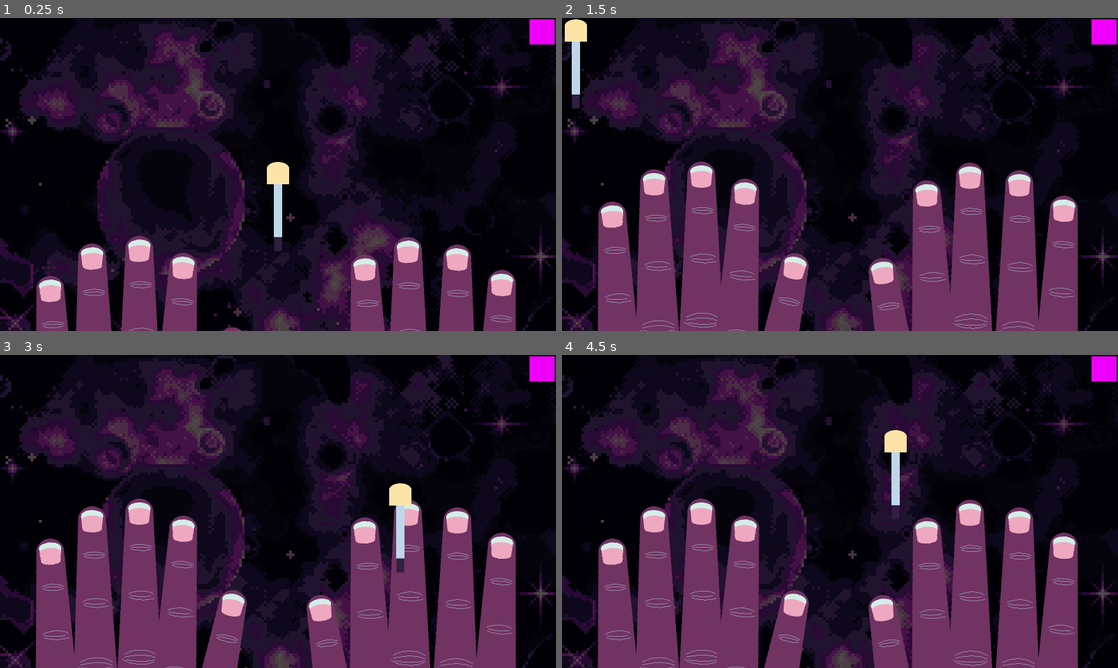
Above: before the commit, frames 1-4 (two rows, left to right).
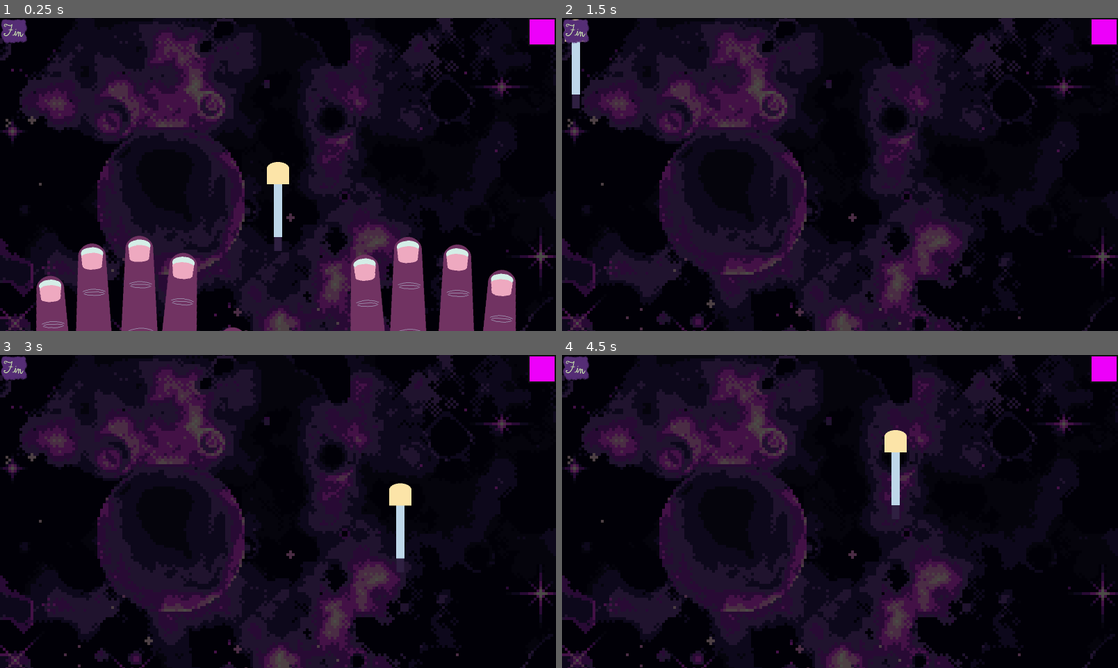
Above: after the commit, the same moments.

Repository: Wake1st/colored-claws
Game: Godot game, scene res://base/main.tscn
Same seed, same stepped clock (60 frames per second), same inputs: the game is played once before the commit and once after it.
Inputs (mouse positions are in pixels of both pictures, inside the frame that each line leads up to):
- Up to frame 1 (0.25 s): no input
- Up to frame 2 (1.5 s): click (573, 30) at 0.52 s; click (573, 30) at 1.27 s
- Up to frame 3 (3 s): click (11, 367) at 2.02 s; tap Enter at 2.75 s; move the mouse to (400, 495) at 2.77 s; press the mouse at (400, 495) at 2.78 s
- Up to frame 4 (4.5 s): tap Space at 3.5 s; move the mouse to (728, 527) at 3.52 s; release the mouse at (728, 527) at 3.53 s; right-click (728, 527) at 3.6 s; tap Enter at 4.25 s; move the mouse to (895, 442) at 4.27 s; press the mouse at (895, 442) at 4.28 s

The runs differ from the first frame. In frame 1, 0.3% of the frame differs, in the area x 0-5%, y 0-9%; in frame 2, 27%, in the area x 0-93%, y 0-100%; in frame 3, 27%; in frame 4, 27%.

Commit message:
fixed issues, better loop

Diff:
--- a/base/main.gd
+++ b/base/main.gd
@@ -5,6 +5,7 @@
 @onready var work_zone: WorkZone = $WorkZone
 @onready var popup_manager: PopupManager = $PopupManager
 @onready var hud: HUD = %HUD
+@onready var timer: Timer = $Timer
 
 
 func _ready() -> void:
@@ -12,16 +13,20 @@
 
 	work_zone.job_complete.connect(_handle_job_complete)
 	hud.color_changed.connect(_handle_color_changed)
-	popup_manager.finished.connect(_handle_popup_finished)
+	hud.fin_selected.connect(_handle_fin_selected)
 
 	work_zone.update_brush(hud.get_color())
 	work_zone.setup()
 
+func _handle_color_changed(color: Color) -> void:
+	work_zone.update_brush(color)
+
 func _handle_job_complete() -> void:
 	popup_manager.display()
 
-func _handle_color_changed(color: Color) -> void:
-	work_zone.update_brush(color)
+func _handle_fin_selected() -> void:
+	work_zone.leave()
+	timer.start()
 
-func _handle_popup_finished() -> void:
+func _on_timer_timeout():
 	work_zone.setup()
--- a/base/main.tscn
+++ b/base/main.tscn
@@ -29,3 +29,9 @@
 
 [node name="HUD" parent="CanvasLayer" instance=ExtResource("5_pex66")]
 unique_name_in_owner = true
+
+[node name="Timer" type="Timer" parent="."]
+wait_time = 1.6
+one_shot = true
+
+[connection signal="timeout" from="Timer" to="." method="_on_timer_timeout"]
--- a/body/nail.gd
+++ b/body/nail.gd
@@ -14,8 +14,12 @@
 
 
 func setup() -> void:
-	image = Image.load_from_file(NAIL_PATH)
-	sprite.texture = ImageTexture.create_from_image(image)
+	pixel_changes.clear()
+	pixel_count = 0
+
+	var texture: CompressedTexture2D = load(NAIL_PATH)
+	sprite.texture = texture
+	image = texture.get_image()
 
 	for j in image.get_height():
 		for i in image.get_width():
--- a/ui/hud.gd
+++ b/ui/hud.gd
@@ -3,6 +3,7 @@
 
 
 signal color_changed(color: Color)
+signal fin_selected()
 
 @onready var picker: ColorPickerButton = $ColorPickerButton
 
@@ -14,8 +15,5 @@
 func _on_color_picker_button_color_changed(color):
 	emit_signal("color_changed", color)
 
-#func _on_color_picker_button_mouse_entered():
-	#Input.set_mouse_mode(Input.MOUSE_MODE_VISIBLE)
-#
-#func _on_color_picker_button_mouse_exited():
-	#Input.set_mouse_mode(Input.MOUSE_MODE_HIDDEN)
+func _on_texture_button_pressed():
+	emit_signal("fin_selected")
--- a/ui/hud.tscn
+++ b/ui/hud.tscn
@@ -1,6 +1,7 @@
-[gd_scene load_steps=2 format=3 uid="uid://cpict4vjsumg"]
+[gd_scene load_steps=3 format=3 uid="uid://cpict4vjsumg"]
 
 [ext_resource type="Script" uid="uid://ddwlbcp6eawwe" path="res://ui/hud.gd" id="1_rbyyf"]
+[ext_resource type="Texture2D" uid="uid://5gwihxwfresv" path="res://assets/ui/fin.png" id="2_276te"]
 
 [node name="HUD" type="Control"]
 layout_mode = 3
@@ -22,6 +23,15 @@
 grow_horizontal = 0
 color = Color(0.929412, 0, 0.980392, 1)
 
+[node name="TextureButton" type="TextureButton" parent="."]
+layout_mode = 0
+offset_right = 80.0
+offset_bottom = 80.0
+texture_normal = ExtResource("2_276te")
+ignore_texture_size = true
+stretch_mode = 0
+
 [connection signal="color_changed" from="ColorPickerButton" to="." method="_on_color_picker_button_color_changed"]
 [connection signal="mouse_entered" from="ColorPickerButton" to="." method="_on_color_picker_button_mouse_entered"]
 [connection signal="mouse_exited" from="ColorPickerButton" to="." method="_on_color_picker_button_mouse_exited"]
+[connection signal="pressed" from="TextureButton" to="." method="_on_texture_button_pressed"]
--- a/work/work_zone.gd
+++ b/work/work_zone.gd
@@ -6,6 +6,7 @@
 
 const AWAY: float = 700
 const REST: float = 43
+const COMPLETENESS: float = 0.87
 
 @onready var hand: Node2D = $Hand
 @onready var nail_1: Nail = %Nail1
@@ -22,15 +23,22 @@
 @onready var brush: Brush = $Brush
 
 var nails: Array[Nail]
-var completeness: float = 0.95
+var completed: bool
 
 
 func setup() -> void:
+	completed = false
+
 	for nail: Nail in hand.get_children():
 		nail.setup()
 
 	var tween = create_tween()
 	tween.tween_property(hand, "position:y", REST, 0.8).set_ease(Tween.EASE_OUT).set_trans(Tween.TRANS_CUBIC)
+
+
+func leave() -> void:
+	var tween = create_tween()
+	tween.tween_property(hand, "position:y", AWAY, 0.8).set_ease(Tween.EASE_IN).set_trans(Tween.TRANS_CUBIC)
 
 
 func update_brush(color: Color) -> void:
@@ -53,11 +61,6 @@
 		for nail in nails:
 			progress += nail.brush(data) * 0.1
 
-		if progress > completeness:
+		if !completed && progress > COMPLETENESS:
 			emit_signal("job_complete")
-			_leave()
-
-
-func _leave() -> void:
-	var tween = create_tween()
-	tween.tween_property(hand, "position:y", AWAY, 0.8)
+			completed = true
Binary file added: assets/ui/fin.png
Not shown, added: assets/ui/fin.png.import
Not shown, changed: export_presets.cfg
Not shown, changed: README.md
